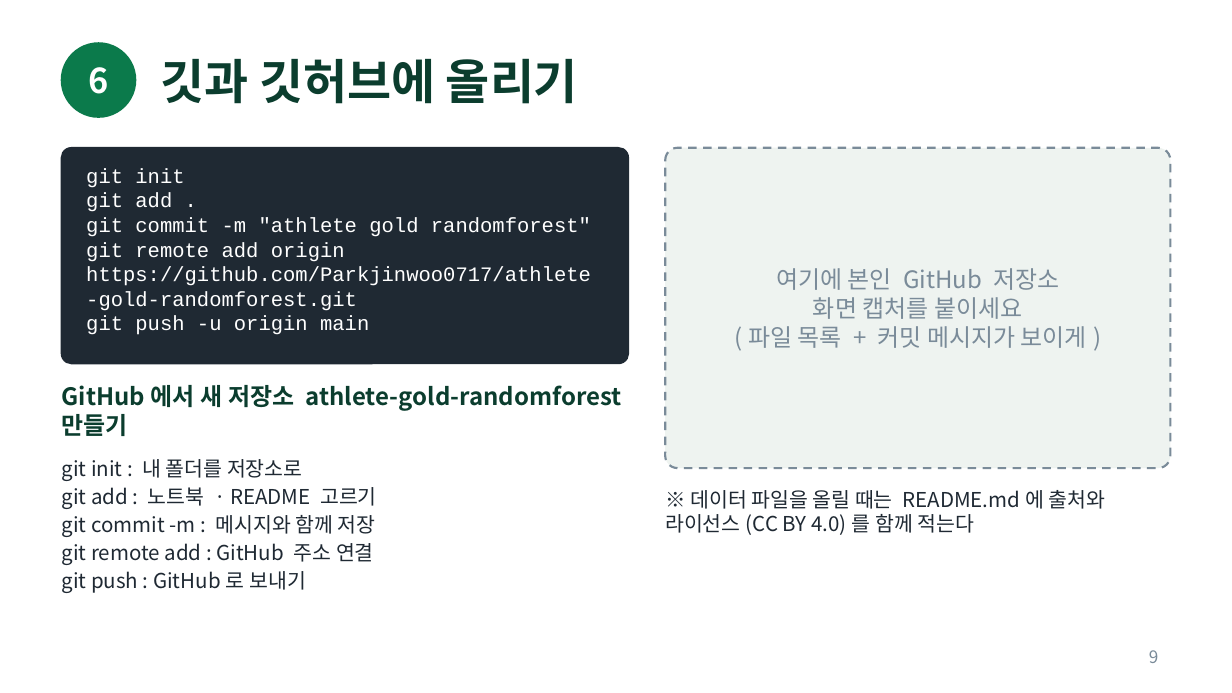
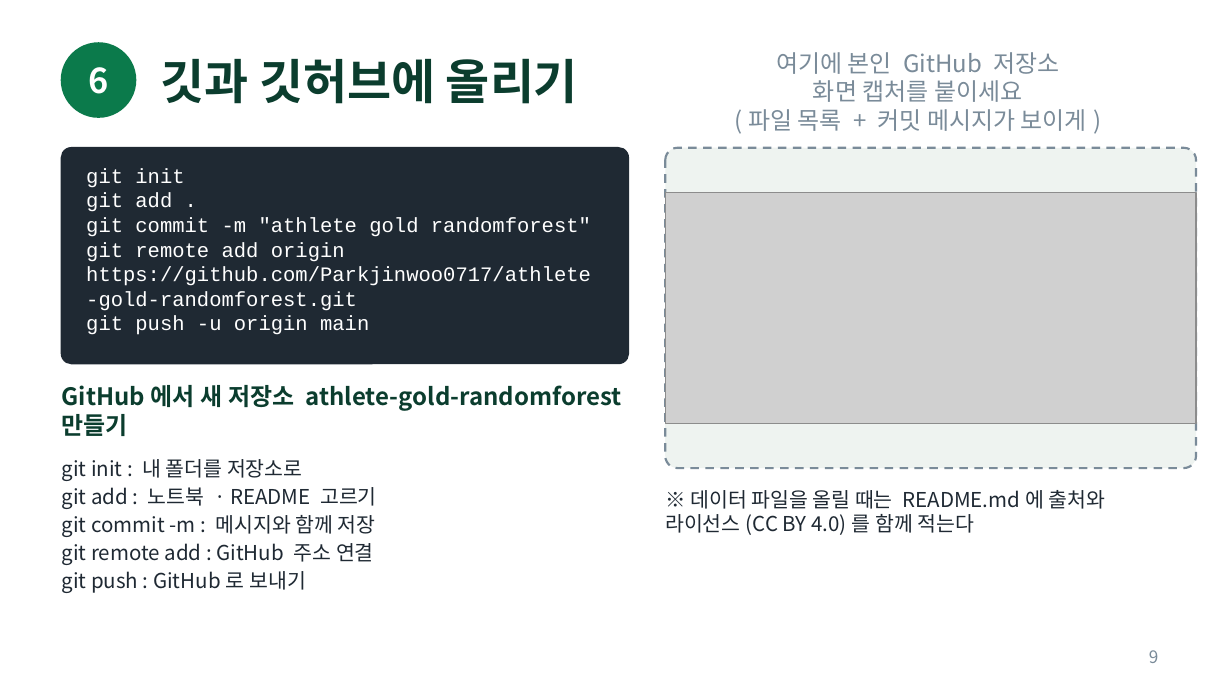
Before and after one commit to Parkjinwoo0717/athlete-gold-randomforest, a slide deck: slide 9 of athlete_project.pptx. Drawn at 1232x693 pixels with LibreOffice and Linux fonts; fonts in the diff are those of the drawing; grey boxes stand for pictures. Boxes give left, top, right and bottom in pixels: in the first picture for what was removed or moved away, otherwise in the second. Text is boxed around its words. In the diff, an @@ line names an element or a change of style, - is before the commit and + after.

Commit message:
Update ppt and readme

```diff
--- a/athlete_project.pptx
+++ b/athlete_project.pptx
@@ text "여기에 본인 GitHub 저장소" moved from (x1=748, y1=268, x2=1087, y2=348) to (x1=748, y1=52, x2=1087, y2=131) @@
@@ rounded rectangle resized from (x1=665, y1=148, x2=1170, y2=468) to (x1=665, y1=148, x2=1196, y2=468) @@
@@ picture added at (x1=665, y1=192, x2=1196, y2=423) @@
```
Also in this commit, not shown: 1 other file.
